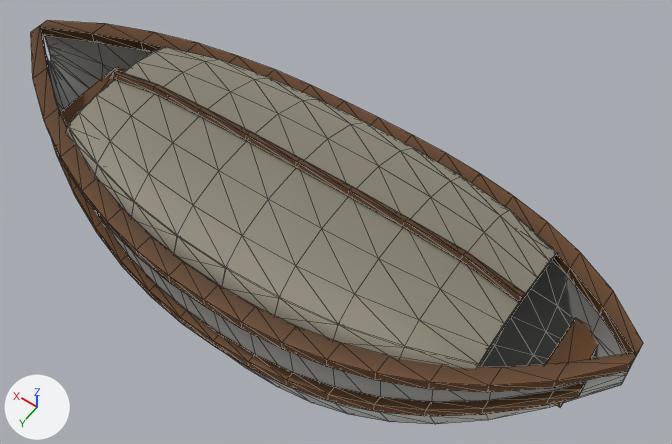
An edit to the glTF model public/ship-builder/models/lifeboat-standard/lifeboat-standard.glb, drawn before and after from the same camera.
Before and after are seen from a 50 mm camera at (-0.498, 0.61, 0.873) aimed at (-0.022, -0.057, -0.175). Lighting does not change. The marker at lower left points along +X, +Y and +Z. The picture after the commit comes second. Mesh edges are drawn as thin lines. Vertices at exactly the same position are counted once.

In view in the first picture: 'boatCover', 'gunwale', 'lifeboat'.
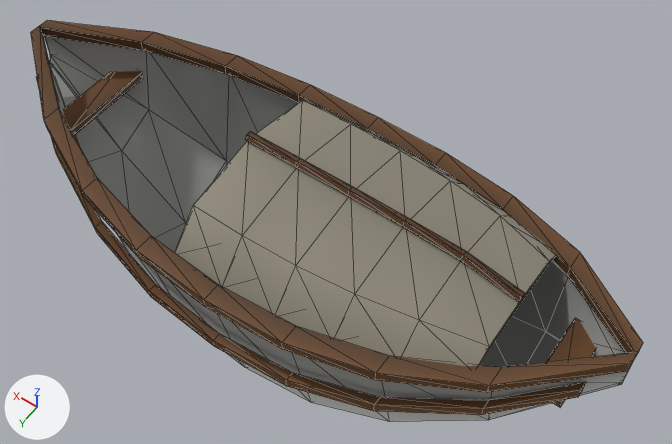
Edits to the bpy script that builds the scene:
```text
Change me_boatcover:
    used by ob_boatcover; location = (0.0, 0.0, 0.0)
    remove me_boatcover.from_pydata(...)  # 144 vertices, 284 faces; spans x -0.327..0.317, y -0.163..0.163, z -0.092..-0.012
    add me_boatcover.from_pydata(...)  # 48 vertices, 92 faces; spans x -0.327..0.076, y -0.163..0.163, z -0.092..-0.012
    me_boatcover part 1
    96 vertices are removed from x -0.327..0.317, y -0.153..0.153, z -0.084..-0.015
    284 faces are deleted
    92 new faces join them
Change me_gunwale:
    used by ob_gunwale; location = (0.0, 0.0, 0.0)
    remove me_gunwale.from_pydata(...)  # 342 vertices, 656 faces; spans x -0.467..0.467, y -0.192..0.192, z -0.204..-0.002
    add me_gunwale.from_pydata(...)  # 196 vertices, 364 faces; spans x -0.467..0.467, y -0.192..0.192, z -0.204..-0.002
    me_gunwale part 2: 146 vertices removed from x -0.408..0.408, y -0.19..0.19, z -0.202..-0.005
Change me_lifeboat:
    used by ob_lifeboat; location = (0.0, 0.0, 0.0)
    remove me_lifeboat.from_pydata(...)  # 306 vertices, 608 faces; spans x -0.467..0.467, y -0.182..0.182, z -0.4..-0.03
    add me_lifeboat.from_pydata(...)  # 90 vertices, 176 faces; spans x -0.467..0.467, y -0.182..0.182, z -0.4..-0.03
    me_lifeboat part 3: 216 vertices removed from x -0.467..0.467, y -0.18..0.18, z -0.395..-0.046
```

Pixel boxes (x1, y1, x2, y2) of what changed, in the pictures (672 x 444 px):
'boatCover', reshaped (22% narrower, 17% shorter)
    before: (66, 47, 557, 369)
    after: (175, 100, 556, 367)
'gunwale', reshaped
    before: (31, 20, 643, 416)
    after: (31, 20, 643, 415)
'lifeboat', reshaped
    before: (44, 36, 633, 424)
    after: (44, 36, 633, 422)
part 2 of me_gunwale, deleted (brown)
    before: (31, 20, 643, 416)
part 3 of me_lifeboat, deleted (mostly hidden)
    before: (44, 36, 633, 424)
